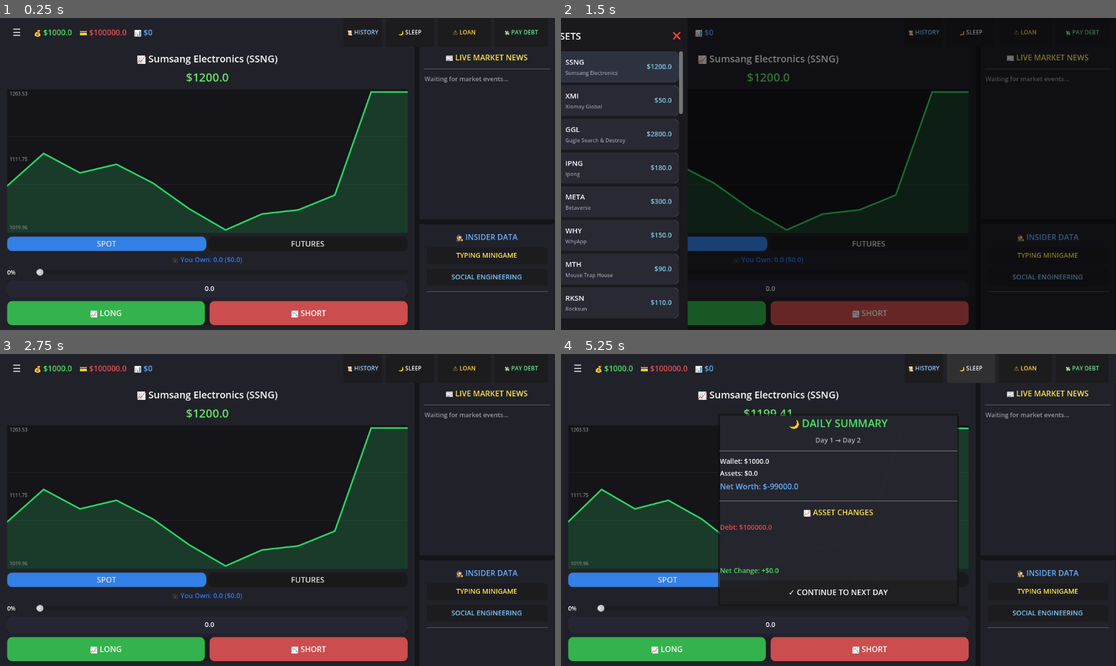
Above: before the commit, frames 1-4 (two rows, left to right).
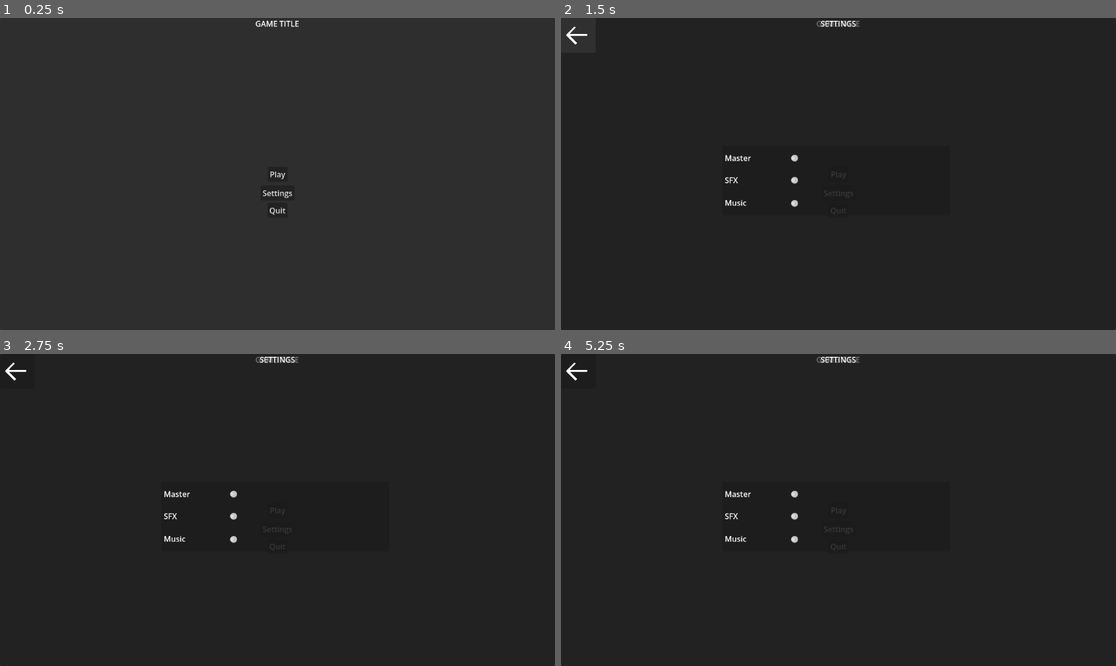
Above: after the commit, the same moments.

Repository: TSZCodes/arkavidia-gamevidia2026
Game: Godot game, scene res://Scenes/main_menu.tscn
Two runs of this game, one before a commit and one after it. Both use one fixed random seed, a clock stepped at 60 frames per second and the inputs below. Before the commit the project starts from res://Scenes/main.tscn.
Inputs (mouse positions are in pixels of both pictures, inside the frame that each line leads up to):
- Up to frame 1 (0.25 s): no input
- Up to frame 2 (1.5 s): click (838, 192) at 0.5 s, where only the run after the commit has a clickable "Settings"; click (577, 36) at 1.27 s
- Up to frame 3 (2.75 s): click (277, 510) at 2 s, where only the run after the commit has a clickable "Play"
- Up to frame 4 (5.25 s): click (838, 510) at 2.75 s, where only the run after the commit has a clickable "Play"; click (577, 369) at 3.5 s, where only the run before the commit has a clickable "☰"; click (921, 369) at 4.25 s, where only the run before the commit has a clickable "📜 HISTORY"; click (971, 369) at 5 s, where only the run before the commit has a clickable "🌙 SLEEP"

The runs differ from the first frame. In frame 1, 30% of the frame differs, in the area x 0-100%, y 0-100%; in frame 2, 9.7%; in frame 3, 22%; in frame 4, 16%.
Error after the commit: Invalid assignment of property or key 'value' with value of type 'float' on a base object of type 'Nil'. (res://Scripts/settings.gd:9)

Commit message:
feat: save system, audio manager, settings, main menu, scenemanager import

Diff:
--- /dev/null
+++ b/Resource/save/save_data.gd
@@ -0,0 +1,10 @@
+class_name SaveData
+extends Resource
+
+# Defaults are set as the values you have when first launching the game
+# Aka fresh start
+
+# Volumes
+@export var vol_master := 1.
+@export var vol_sfx := 1.
+@export var vol_music := 1.
--- /dev/null
+++ b/Resource/save/save_system.gd
@@ -0,0 +1,33 @@
+extends Node
+
+const DEFAULT_SAVE_PATH := "user://savedata.tres"
+
+var cached_save: SaveData
+
+func load_data():
+	# SaveData file does not exist yet, return default save file
+	if not FileAccess.file_exists(DEFAULT_SAVE_PATH):
+		cached_save = SaveData.new()
+		return
+
+	var save := ResourceLoader.load(DEFAULT_SAVE_PATH)
+	if save == null:
+		# NOTE: Any change made to the SaveData class that conflicts with previous json serializations of it
+		# will result in a fresh SaveData returned when this function is called. Be warned.
+		cached_save = SaveData.new()
+	else:
+		cached_save = save
+
+func write_data() -> void:
+	ResourceSaver.save(cached_save, DEFAULT_SAVE_PATH)
+
+func has_data() -> bool:
+	return cached_save != null
+
+func get_data() -> SaveData:
+	if not has_data():
+		load_data()
+	return cached_save
+
+func reset_data() -> void:
+	cached_save = SaveData.new()
--- /dev/null
+++ b/Scenes/main_menu.tscn
@@ -0,0 +1,82 @@
+[gd_scene format=3 uid="uid://b5f3n3dgctu3f"]
+
+[ext_resource type="Script" uid="uid://dq5oq8jbhldjk" path="res://Scripts/main_menu.gd" id="1_28flt"]
+
+[node name="main_menu" type="Control" unique_id=157481123]
+layout_mode = 3
+anchors_preset = 15
+anchor_right = 1.0
+anchor_bottom = 1.0
+grow_horizontal = 2
+grow_vertical = 2
+script = ExtResource("1_28flt")
+
+[node name="PanelContainer" type="PanelContainer" parent="." unique_id=1900843582]
+layout_mode = 1
+anchors_preset = 15
+anchor_right = 1.0
+anchor_bottom = 1.0
+grow_horizontal = 2
+grow_vertical = 2
+
+[node name="Title" type="Label" parent="." unique_id=2068480000]
+layout_mode = 0
+anchor_left = 0.46006945
+anchor_right = 0.5390625
+anchor_bottom = 0.03549383
+size_flags_horizontal = 4
+size_flags_vertical = 0
+text = "GAME TITLE"
+metadata/_edit_use_anchors_ = true
+
+[node name="PlayButton" type="Button" parent="." unique_id=926648091]
+layout_mode = 1
+anchors_preset = -1
+anchor_left = 0.48220485
+anchor_top = 0.47608024
+anchor_right = 0.51779515
+anchor_bottom = 0.52391976
+offset_left = 16.5
+offset_top = 11.5
+offset_right = -16.5
+offset_bottom = -11.5
+grow_horizontal = 2
+grow_vertical = 2
+text = "Play"
+metadata/_edit_use_anchors_ = true
+
+[node name="SettingsButton" type="Button" parent="." unique_id=202400864]
+layout_mode = 1
+anchors_preset = -1
+anchor_left = 0.45529515
+anchor_top = 0.51929015
+anchor_right = 0.54470485
+anchor_bottom = 0.60262346
+offset_left = 16.5
+offset_top = 11.5
+offset_right = -16.5
+offset_bottom = -11.5
+grow_horizontal = 2
+grow_vertical = 2
+text = "Settings"
+metadata/_edit_use_anchors_ = true
+
+[node name="QuitButton" type="Button" parent="." unique_id=1704099747]
+layout_mode = 1
+anchors_preset = -1
+anchor_left = 0.4674479
+anchor_top = 0.5748457
+anchor_right = 0.53255206
+anchor_bottom = 0.658179
+offset_left = 16.5
+offset_top = 11.5
+offset_right = -16.5
+offset_bottom = -11.5
+grow_horizontal = 2
+grow_vertical = 2
+text = "Quit"
+metadata/_edit_use_anchors_ = true
+
+[connection signal="pressed" from="PlayButton" to="." method="_on_play_button_pressed"]
+[connection signal="pressed" from="SettingsButton" to="." method="_on_settings_button_pressed"]
+[connection signal="pressed" from="QuitButton" to="." method="_on_quit_button_pressed"]
--- /dev/null
+++ b/Scenes/settings.tscn
@@ -0,0 +1,153 @@
+[gd_scene format=3 uid="uid://dghgw26xw5bor"]
+
+[ext_resource type="Texture2D" uid="uid://cy500oqm5s2oi" path="res://Assets/back.png" id="1_4geyq"]
+[ext_resource type="Script" uid="uid://d1aa50u2a4ll4" path="res://Scripts/settings.gd" id="1_i44u3"]
+
+[sub_resource type="Theme" id="Theme_eyi13"]
+
+[sub_resource type="StyleBoxEmpty" id="StyleBoxEmpty_4geyq"]
+
+[node name="settings" type="Control" unique_id=210426739]
+layout_mode = 3
+anchors_preset = 15
+anchor_right = 1.0
+anchor_bottom = 1.0
+grow_horizontal = 2
+grow_vertical = 2
+script = ExtResource("1_i44u3")
+
+[node name="PanelContainer" type="PanelContainer" parent="." unique_id=1296520470]
+layout_mode = 1
+anchors_preset = 15
+anchor_right = 1.0
+anchor_bottom = 1.0
+grow_horizontal = 2
+grow_vertical = 2
+
+[node name="Label" type="Label" parent="." unique_id=1449843626]
+layout_mode = 1
+anchors_preset = -1
+anchor_left = 0.46788195
+anchor_right = 0.5321181
+anchor_bottom = 0.03549383
+offset_left = 17.0
+offset_right = -17.0
+grow_horizontal = 2
+text = "SETTINGS"
+metadata/_edit_use_anchors_ = true
+
+[node name="PanelContainer2" type="PanelContainer" parent="." unique_id=370120905]
+layout_mode = 1
+anchors_preset = -1
+anchor_left = 0.2907986
+anchor_top = 0.40895063
+anchor_right = 0.7005208
+anchor_bottom = 0.6327161
+offset_bottom = -3.0517578e-05
+theme = SubResource("Theme_eyi13")
+metadata/_edit_use_anchors_ = true
+
+[node name="MarginContainer" type="MarginContainer" parent="PanelContainer2" unique_id=1899652628]
+layout_mode = 2
+theme_override_constants/margin_left = 5
+theme_override_constants/margin_top = 5
+theme_override_constants/margin_right = 5
+theme_override_constants/margin_bottom = 5
+
+[node name="VBoxContainer" type="VBoxContainer" parent="PanelContainer2/MarginContainer" unique_id=1778425194]
+layout_mode = 2
+metadata/_edit_use_anchors_ = true
+
+[node name="HBoxContainer" type="HBoxContainer" parent="PanelContainer2/MarginContainer/VBoxContainer" unique_id=1541885082]
+layout_mode = 2
+size_flags_vertical = 3
+
+[node name="Label" type="Label" parent="PanelContainer2/MarginContainer/VBoxContainer/HBoxContainer" unique_id=322340536]
+layout_mode = 2
+text = "Master"
+
+[node name="VSeparator" type="VSeparator" parent="PanelContainer2/MarginContainer/VBoxContainer/HBoxContainer" unique_id=868130642]
+layout_mode = 2
+theme_override_constants/separation = 74
+theme_override_styles/separator = SubResource("StyleBoxEmpty_4geyq")
+
+[node name="ProgressBar" type="ProgressBar" parent="PanelContainer2/MarginContainer/VBoxContainer/HBoxContainer" unique_id=593006001]
+layout_mode = 2
+size_flags_horizontal = 0
+size_flags_vertical = 4
+show_percentage = false
+
+[node name="MasterSlider" type="HSlider" parent="PanelContainer2/MarginContainer/VBoxContainer/HBoxContainer/ProgressBar" unique_id=1171318406]
+layout_mode = 1
+anchors_preset = -1
+anchor_top = -1.5
+anchor_right = 2.0
+anchor_bottom = 2.5
+metadata/_edit_use_anchors_ = true
+
+[node name="HBoxContainer2" type="HBoxContainer" parent="PanelContainer2/MarginContainer/VBoxContainer" unique_id=318331]
+layout_mode = 2
+size_flags_vertical = 3
+
+[node name="Label" type="Label" parent="PanelContainer2/MarginContainer/VBoxContainer/HBoxContainer2" unique_id=796971160]
+layout_mode = 2
+text = "SFX"
+
+[node name="VSeparator2" type="VSeparator" parent="PanelContainer2/MarginContainer/VBoxContainer/HBoxContainer2" unique_id=1840896597]
+layout_mode = 2
+theme_override_constants/separation = 101
+theme_override_styles/separator = SubResource("StyleBoxEmpty_4geyq")
+
+[node name="ProgressBar" type="ProgressBar" parent="PanelContainer2/MarginContainer/VBoxContainer/HBoxContainer2" unique_id=1263215408]
+layout_mode = 2
+size_flags_vertical = 4
+show_percentage = false
+
+[node name="SFXSlider" type="HSlider" parent="PanelContainer2/MarginContainer/VBoxContainer/HBoxContainer2/ProgressBar" unique_id=761651682]
+layout_mode = 1
+anchors_preset = -1
+anchor_top = -1.5
+anchor_right = 2.0
+anchor_bottom = 2.5
+metadata/_edit_use_anchors_ = true
+
+[node name="HBoxContainer3" type="HBoxContainer" parent="PanelContainer2/MarginContainer/VBoxContainer" unique_id=1175260871]
+layout_mode = 2
+size_flags_vertical = 3
+
+[node name="Label" type="Label" parent="PanelContainer2/MarginContainer/VBoxContainer/HBoxContainer3" unique_id=1067424574]
+layout_mode = 2
+text = "Music"
+
+[node name="VSeparator3" type="VSeparator" parent="PanelContainer2/MarginContainer/VBoxContainer/HBoxContainer3" unique_id=62271150]
+layout_mode = 2
+theme_override_constants/separation = 82
+theme_override_styles/separator = SubResource("StyleBoxEmpty_4geyq")
+
+[node name="ProgressBar" type="ProgressBar" parent="PanelContainer2/MarginContainer/VBoxContainer/HBoxContainer3" unique_id=903357297]
+layout_mode = 2
+size_flags_vertical = 4
+show_percentage = false
+
+[node name="MusicSlider" type="HSlider" parent="PanelContainer2/MarginContainer/VBoxContainer/HBoxContainer3/ProgressBar" unique_id=176018322]
+layout_mode = 1
+anchors_preset = -1
+anchor_left = 0.25
+anchor_top = -1.0
+anchor_right = 2.25
+anchor_bottom = 3.0
+metadata/_edit_use_anchors_ = true
+
+[node name="BackButton" type="Button" parent="." unique_id=1355051162]
+layout_mode = 0
+anchor_right = 0.0625
+anchor_bottom = 0.11111111
+offset_right = -64.0
+offset_bottom = -64.0
+icon = ExtResource("1_4geyq")
+metadata/_edit_use_anchors_ = true
+
+[connection signal="value_changed" from="PanelContainer2/MarginContainer/VBoxContainer/HBoxContainer/ProgressBar/MasterSlider" to="." method="_on_master_slider_value_changed"]
+[connection signal="value_changed" from="PanelContainer2/MarginContainer/VBoxContainer/HBoxContainer2/ProgressBar/SFXSlider" to="." method="_on_sfx_slider_value_changed"]
+[connection signal="value_changed" from="PanelContainer2/MarginContainer/VBoxContainer/HBoxContainer3/ProgressBar/MusicSlider" to="." method="_on_music_slider_value_changed"]
+[connection signal="pressed" from="BackButton" to="." method="_on_back_button_pressed"]
--- /dev/null
+++ b/Scripts/SceneManager.gd
@@ -0,0 +1,42 @@
+extends Node
+
+var path_history : Array[String] = []
+
+var overlays: Array[Node] = []
+
+func change_scene(new_scene_path: String, track: bool = true) -> void:
+	if track and get_tree().current_scene:
+		var current_scene := get_tree().current_scene.scene_file_path
+		path_history.append(current_scene)
+	get_tree().change_scene_to_file(new_scene_path)
+	clear_overlays()
+
+func overlay_scene(new_scene_path: String) -> void:
+	var overlay: Node = load(new_scene_path).instantiate()
+	overlays.append(overlay)
+	get_tree().root.add_child(overlay)
+
+func unoverlay_scene() -> void:
+	if overlays.is_empty():
+		return
+	var overlay: Node = overlays.pop_back()
+	overlay.get_parent().remove_child(overlay)
+	overlay.queue_free()
+
+func can_unoverlay() -> bool:
+	return not overlays.is_empty()
+
+func go_back() -> void:
+	if not path_history.is_empty():
+		var previous_scene_path = path_history.pop_back()
+		get_tree().change_scene_to_file(previous_scene_path)
+	clear_overlays()
+
+func clear_overlays() -> void:
+	for overlay in overlays:
+		overlay.queue_free()
+	overlays.clear()
+
+func restart_scene() -> void:
+	get_tree().change_scene_to_file(get_tree().current_scene.scene_file_path)
+	pass
--- /dev/null
+++ b/Scripts/audio_manager.gd
@@ -0,0 +1,38 @@
+extends Node
+
+func _ready() -> void:
+	init_volume()
+
+# --- Volume Control ---
+
+func init_volume() -> void:
+	for i in range(AudioServer.bus_count):
+		var bus := AudioServer.get_bus_name(i)
+		set_volume_linear(bus, get_volume_linear(bus))
+
+func set_volume_linear(bus: String, vol_linear: float) -> void:
+	var data := SaveSystem.get_data()
+	AudioServer.set_bus_volume_linear(AudioServer.get_bus_index(bus), vol_linear)
+	match bus:
+		"Master":
+			data.vol_master = vol_linear
+		"SFX":
+			data.vol_sfx = vol_linear
+		"Music":
+			data.vol_music = vol_linear
+		_:
+			printerr("Invalid bus volume name")
+	SaveSystem.write_data()
+
+func get_volume_linear(bus_name: String) -> float:
+	var data := SaveSystem.get_data()
+	match bus_name:
+		"Master":
+			return data.vol_master
+		"SFX":
+			return data.vol_sfx
+		"Music":
+			return data.vol_music
+		_:
+			printerr("Invalid bus volume name")
+			return -1
--- /dev/null
+++ b/Scripts/main_menu.gd
@@ -0,0 +1,12 @@
+extends Control
+
+func _on_play_button_pressed() -> void:
+	SceneManager.change_scene("res://Scenes/main.tscn")
+
+
+func _on_settings_button_pressed() -> void:
+	SceneManager.overlay_scene("res://Scenes/settings.tscn")
+
+
+func _on_quit_button_pressed() -> void:
+	get_tree().quit()
--- /dev/null
+++ b/Scripts/settings.gd
@@ -0,0 +1,37 @@
+extends Control
+
+@export var master_slider : HSlider
+@export var sfx_slider : HSlider
+@export var music_slider : HSlider
+
+func _ready():
+	# AUDIO SLIDERS
+	master_slider.value = SaveSystem.get_data().vol_master * 100.0
+	music_slider.value = SaveSystem.get_data().vol_music * 100.0
+	sfx_slider.value = SaveSystem.get_data().vol_sfx * 100.0
+
+func _on_back_button_pressed() -> void:
+	if get_tree().paused == true:
+		get_tree().paused = false
+		SceneManager.unoverlay_scene()
+
+func _on_master_slider_value_changed(value: float) -> void:
+	var safe_vol = value / 100.0
+	var bus_idx = AudioServer.get_bus_index("Master")
+	if bus_idx != -1: AudioServer.set_bus_volume_db(bus_idx, linear_to_db(safe_vol))
+	SaveSystem.get_data().vol_sfx = safe_vol
+	SaveSystem.write_data()
+
+func _on_sfx_slider_value_changed(value: float) -> void:
+	var safe_vol = value / 100.0
+	var bus_idx = AudioServer.get_bus_index("SFX")
+	if bus_idx != -1: AudioServer.set_bus_volume_db(bus_idx, linear_to_db(safe_vol))
+	SaveSystem.get_data().vol_sfx = safe_vol
+	SaveSystem.write_data()
+
+func _on_music_slider_value_changed(value: float) -> void:
+	var safe_vol = value / 100.0
+	var bus_idx = AudioServer.get_bus_index("Music")
+	if bus_idx != -1: AudioServer.set_bus_volume_db(bus_idx, linear_to_db(safe_vol))
+	SaveSystem.get_data().vol_music = safe_vol
+	SaveSystem.write_data()
--- /dev/null
+++ b/default_audio_bus_layout.tres
@@ -0,0 +1,15 @@
+[gd_resource type="AudioBusLayout" format=3 uid="uid://dv1yb6tt7hrxs"]
+
+[resource]
+bus/1/name = &"SFX"
+bus/1/solo = false
+bus/1/mute = false
+bus/1/bypass_fx = false
+bus/1/volume_db = 0.0
+bus/1/send = &"Master"
+bus/2/name = &"Music"
+bus/2/solo = false
+bus/2/mute = false
+bus/2/bypass_fx = false
+bus/2/volume_db = 0.0
+bus/2/send = &"Master"
--- a/project.godot
+++ b/project.godot
@@ -11,7 +11,7 @@
 [application]
 
 config/name="Gamevidia-2026"
-run/main_scene="uid://bclalh2f05j8x"
+run/main_scene="uid://b5f3n3dgctu3f"
 config/features=PackedStringArray("4.6", "Forward Plus")
 config/icon="res://icon.svg"
 
@@ -19,6 +19,8 @@
 
 GameManager="*uid://d23wvl8bfhtve"
 EventBus="*uid://clyrr01ejohpe"
+SceneManager="*uid://dhkbjq4rio4i6"
+SaveSystem="*uid://dxodynklwuap1"
 
 [physics]
 
Binary file added: Assets/back.png
Not shown, added: Resource/save/save_data.gd.uid
Not shown, added: Resource/save/save_system.gd.uid
Not shown, added: Scripts/SceneManager.gd.uid
Not shown, added: Scripts/audio_manager.gd.uid
Not shown, added: Scripts/main_menu.gd.uid
Not shown, added: Scripts/settings.gd.uid
